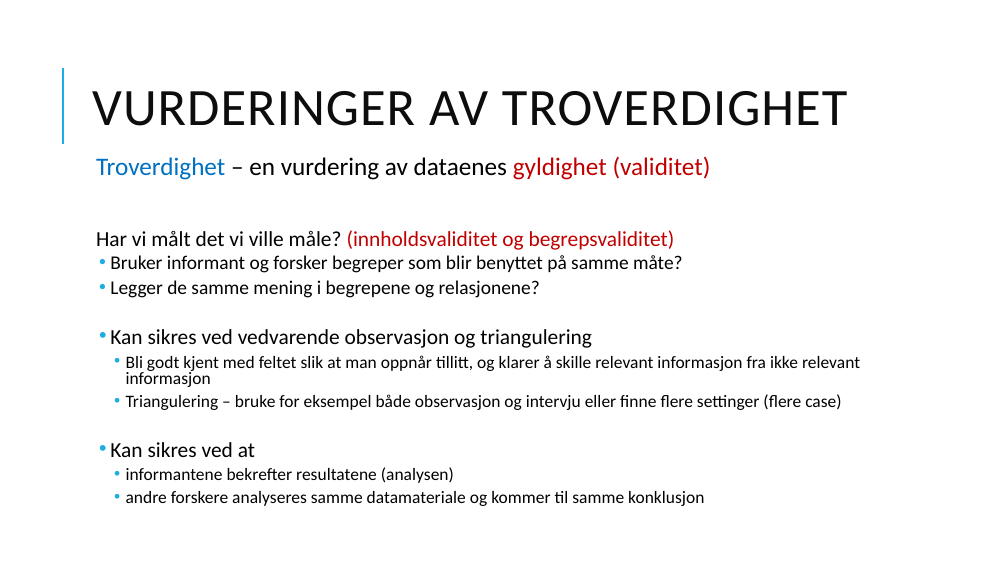
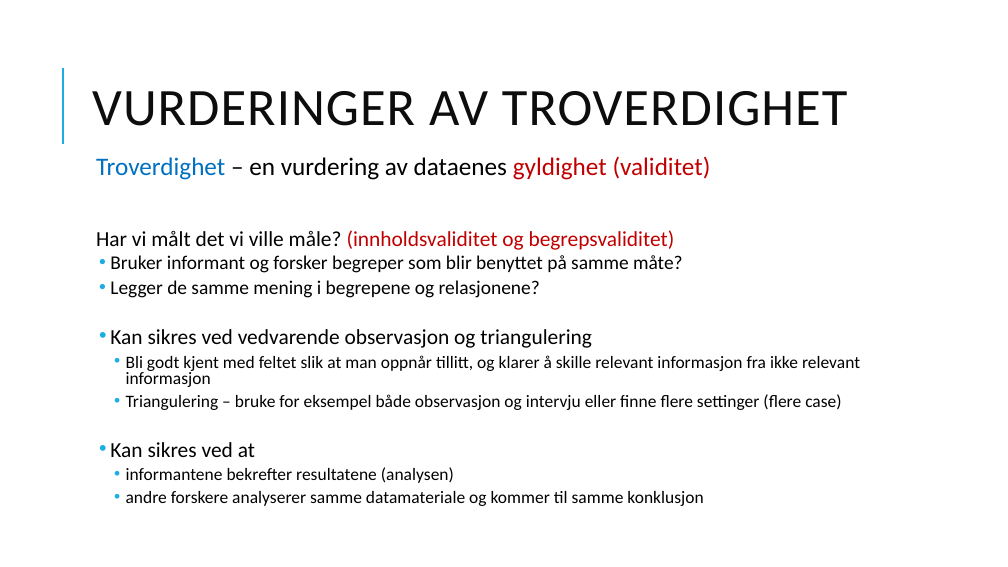
Before and after one commit to DrRobotikk/USN, a slide deck: slide 13 of SAM2000/3forelesning230123/Intervju.pptx. Drawn at 1008x567 pixels with LibreOffice and Linux fonts; fonts in the diff are those of the drawing. Boxes give left, top, right and bottom in pixels: in the first picture for what was removed or moved away, otherwise in the second. Text is boxed around its words. In the diff, an @@ line names an element or a change of style, - is before the commit and + after.

```diff
--- a/SAM2000/3forelesning230123/Intervju.pptx
+++ b/SAM2000/3forelesning230123/Intervju.pptx
@@ text at (x1=126, y1=491, x2=703, y2=506): text changed @@
-    • andre forskere analyseres samme datamateriale og kommer til samme konklusjon
+    • andre forskere analyserer samme datamateriale og kommer til samme konklusjon
```
Also in this commit, not shown: 4 other files.
